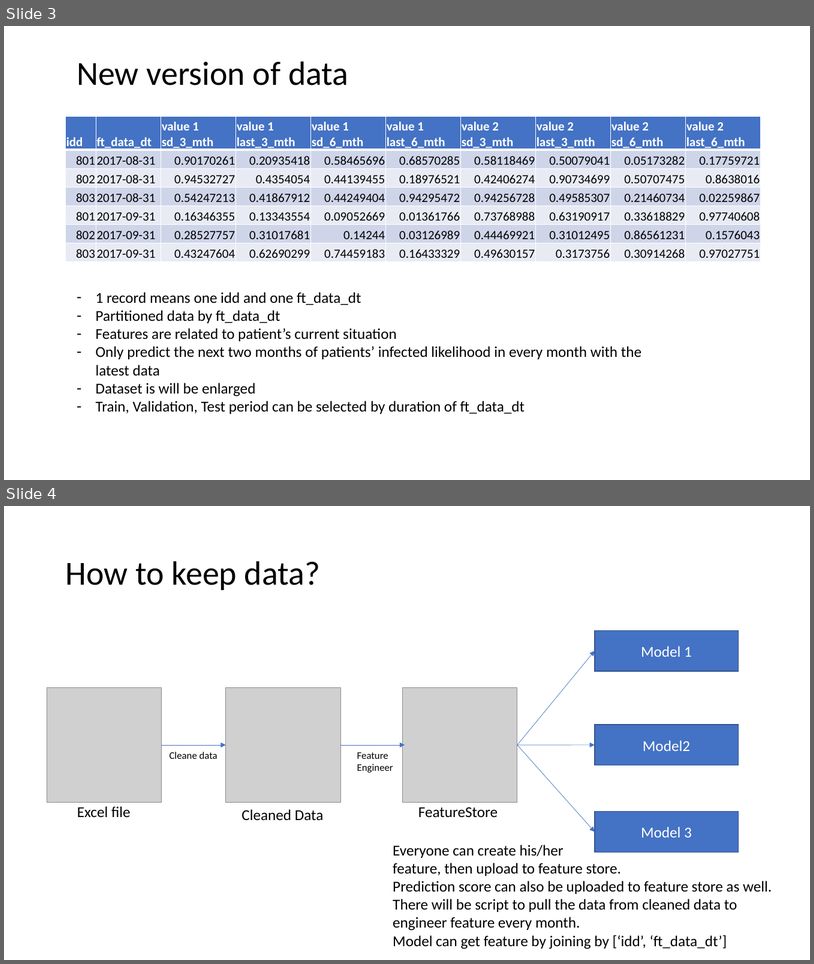
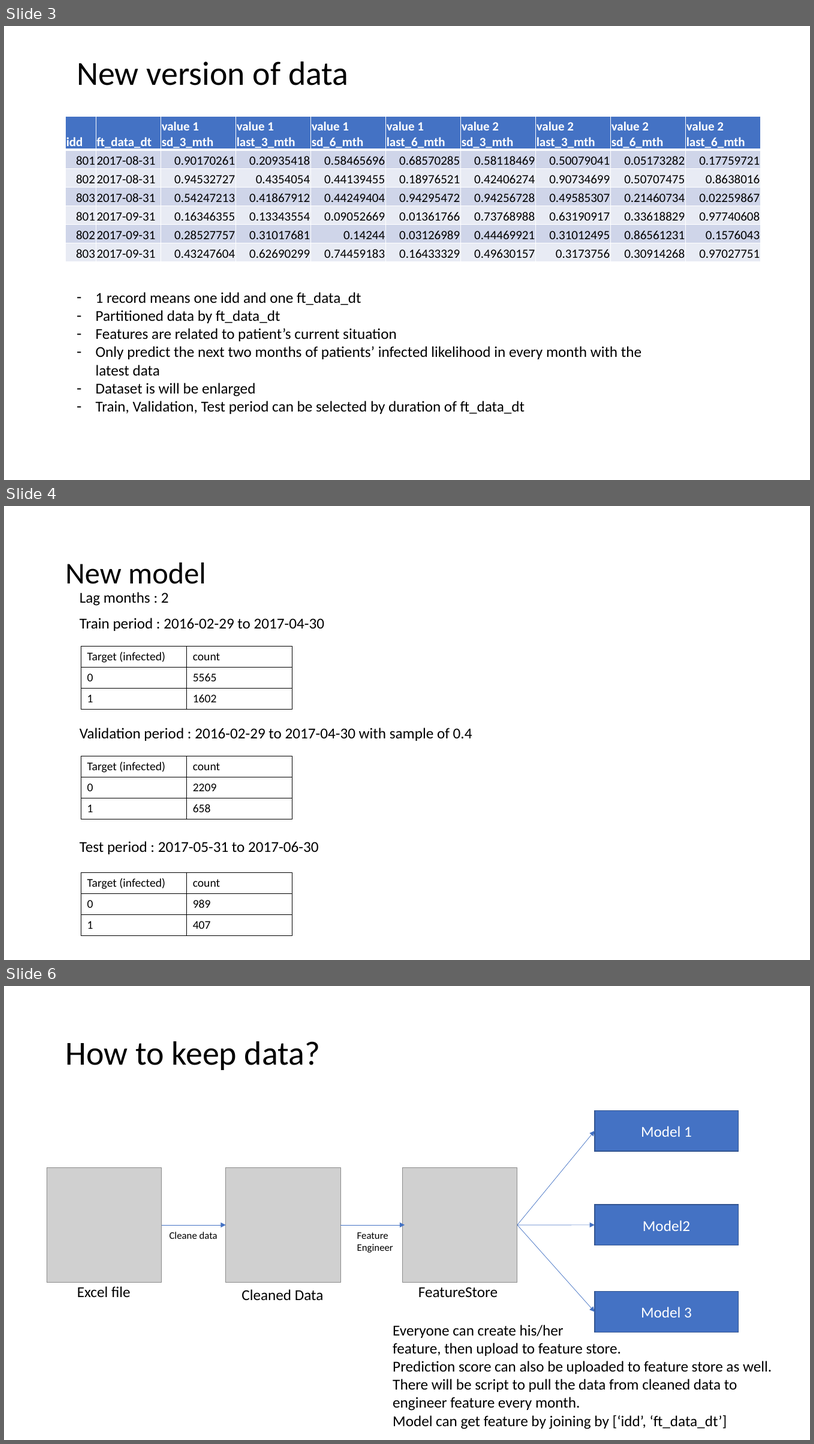
Before and after one commit to Jack47744/Kiddi, a slide deck: Slide.pptx. Shown one above the other, each under a label of ours: slides 3 and 4 before the commit, slides 3, 4 and 6 after it; the slides between them are not shown. The pictures are 814x964 and 814x1444 pixels, drawn with LibreOffice and Linux fonts; fonts in the diff are those of the drawing; grey boxes stand for pictures. Boxes give left, top, right and bottom in pixels: in the first picture for what was removed or moved away, otherwise in the second. Text is boxed around its words. In the diff, an @@ line names an element or a change of style, - is before the commit and + after.

```diff
--- a/Slide.pptx
+++ b/Slide.pptx
@@ slide 4 added at box(4, 506, 810, 960), background #FFFFFF @@
@@ title added at box(65, 562, 206, 584), 36 pt, text #000000 @@
+New model
@@ text added at box(80, 592, 169, 606), 18 pt, text #000000 @@
+Lag months : 2
@@ text added at box(80, 618, 324, 631), 18 pt, text #000000 @@
+Train period : 2016-02-29 to 2017-04-30
@@ table added at box(81, 646, 293, 709), 3 rows, 2 columns @@
+Target (infected) | count
+0 | 5565
+1 | 1602
@@ text added at box(80, 727, 473, 741), 18 pt, text #000000 @@
+Validation period : 2016-02-29 to 2017-04-30 with sample of 0.4
@@ table added at box(81, 756, 293, 819), 3 rows, 2 columns @@
+Target (infected) | count
+0 | 2209
+1 | 658
@@ text added at box(80, 841, 318, 854), 18 pt, text #000000 @@
+Test period : 2017-05-31 to 2017-06-30
@@ table added at box(81, 873, 293, 936), 3 rows, 2 columns @@
+Target (infected) | count
+0 | 989
+1 | 407
@@ what was slide 4 is now slide 6 @@
```
Also in this commit, not shown: 1 other slide added, 1 other file.
